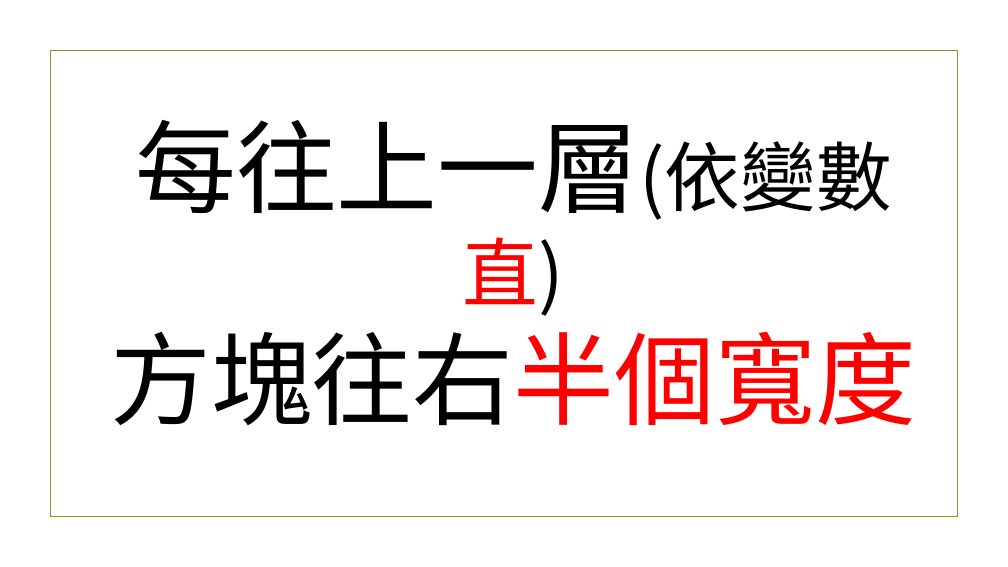
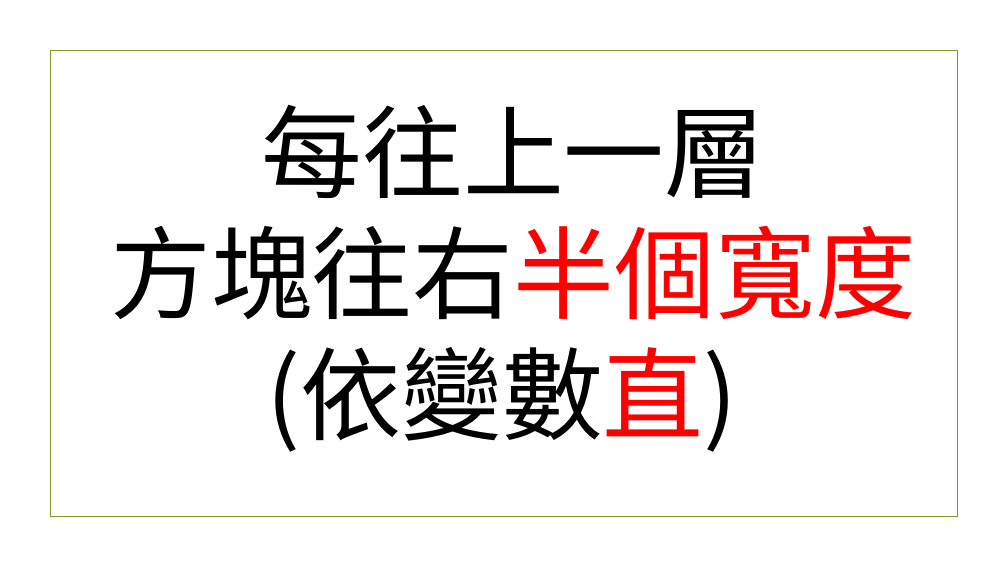
Before and after one commit to beardad1975/py4t, a slide deck: slide 35 of 課程資料/物理撞擊實驗室/物理撞擊實驗室簡報.pptx (slide 24 before the commit). Drawn at 1008x567 pixels with LibreOffice and Linux fonts; fonts in the diff are those of the drawing; background and template pictures are left out. Boxes give left, top, right and bottom in pixels: in the first picture for what was removed or moved away, otherwise in the second. Text is boxed around its words. In the diff, an @@ line names an element or a change of style, - is before the commit and + after.

```diff
--- a/課程資料/物理撞擊實驗室/物理撞擊實驗室簡報.pptx
+++ b/課程資料/物理撞擊實驗室/物理撞擊實驗室簡報.pptx
@@ title at box(110, 105, 916, 452): text changed @@
-每往上一層(依變數直)
-方塊往右半個寬度
+每往上一層
+方塊往右半個寬度
+(依變數直)
```
Also in this commit, not shown: 20 other slides changed, 26 slides added, 8 slides removed, 9 other files.
